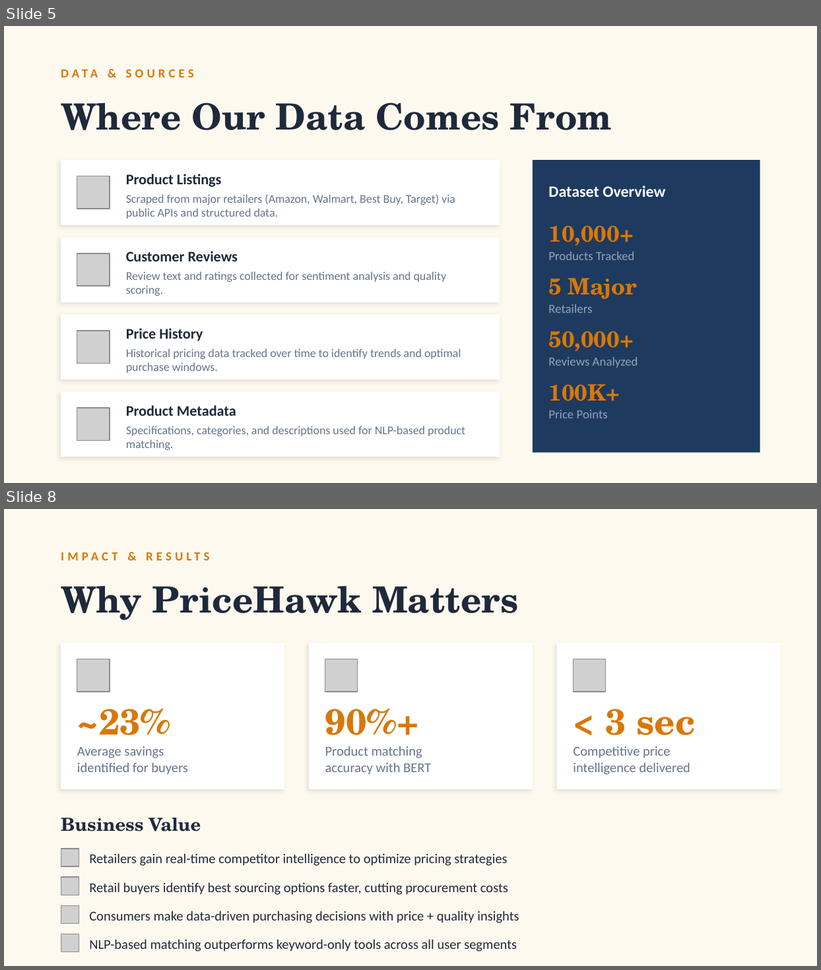
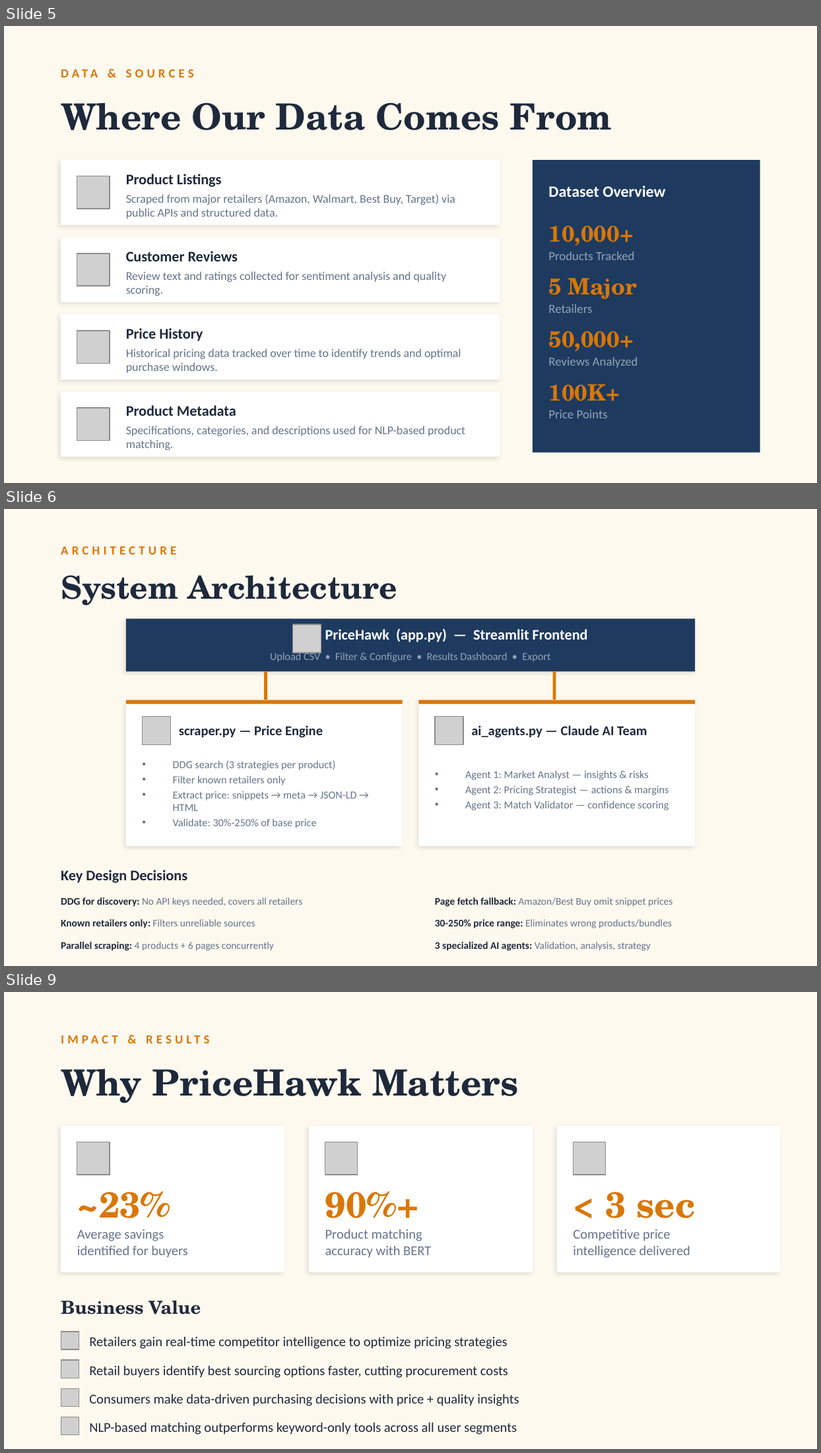
Before and after one commit to 7nova7/PriceWatch, a slide deck: PriceHawk_Presentation.pptx. Shown one above the other, each under a label of ours: slides 5 and 8 before the commit, slides 5, 6 and 9 after it; the slides between them are not shown. The pictures are 821x970 and 821x1453 pixels, drawn with LibreOffice and Linux fonts; fonts in the diff are those of the drawing; grey boxes stand for pictures. Boxes give left, top, right and bottom in pixels: in the first picture for what was removed or moved away, otherwise in the second. Text is boxed around its words. In the diff, an @@ line names an element or a change of style, - is before the commit and + after.

```diff
--- a/PriceHawk_Presentation.pptx
+++ b/PriceHawk_Presentation.pptx
@@ slide 6 added at box(4, 509, 817, 966), background #FEF9EF @@
@@ text added at box(61, 546, 176, 555), 11 pt, text #D97706, bold @@
+ARCHITECTURE
@@ text added at box(61, 575, 397, 605), 28 pt, text #1E293B, bold @@
+System Architecture
@@ rectangle added at box(126, 619, 695, 671), fill #1E3A5F @@
@@ picture added at box(292, 625, 321, 653) @@
@@ text added at box(325, 628, 588, 642), 13 pt, text #FFFFFF, bold @@
+PriceHawk (app.py) — Streamlit Frontend
@@ text added at box(270, 652, 550, 662), 9.5 pt, text #94A3B8 @@
+Upload CSV • Filter & Configure • Results Dashboard • Export
@@ rectangle added at box(264, 671, 267, 700), fill #D97706 @@
@@ rectangle added at box(553, 671, 556, 700), fill #D97706 @@
@@ rectangle added at box(126, 700, 403, 846), fill #FFFFFF @@
@@ rectangle added at box(126, 700, 403, 704), fill #D97706 @@
@@ rectangle added at box(418, 700, 695, 846), fill #FFFFFF @@
@@ rectangle added at box(418, 700, 695, 704), fill #D97706 @@
@@ picture added at box(142, 716, 171, 745) @@
@@ text added at box(179, 725, 323, 738), 12 pt, text #1E293B, bold @@
+scraper.py — Price Engine
@@ picture added at box(435, 716, 463, 745) @@
@@ text added at box(471, 725, 648, 738), 12 pt, text #1E293B, bold @@
+ai_agents.py — Claude AI Team
@@ text added at box(173, 760, 357, 828), 9.5 pt, text #64748B @@
+• DDG search (3 strategies per product)
+• Filter known retailers only
+• Extract price: snippets → meta → JSON-LD → HTML
+• Validate: 30%-250% of base price
@@ text added at box(465, 770, 669, 811), 9.5 pt, text #64748B @@
+• Agent 1: Market Analyst — insights & risks
+• Agent 2: Pricing Strategist — actions & margins
+• Agent 3: Match Validator — confidence scoring
@@ text added at box(61, 870, 187, 883), 13 pt, text #1E293B, bold @@
+Key Design Decisions
@@ text added at box(61, 898, 302, 907), 9 pt, text #64748B @@
+DDG for discovery: No API keys needed, covers all retailers
@@ text added at box(435, 898, 673, 907), 9 pt, text #64748B @@
+Page fetch fallback: Amazon/Best Buy omit snippet prices
@@ text added at box(61, 920, 255, 929), 9 pt, text #64748B @@
+Known retailers only: Filters unreliable sources
@@ text added at box(435, 920, 672, 929), 9 pt, text #64748B @@
+30-250% price range: Eliminates wrong products/bundles
@@ text added at box(61, 942, 274, 951), 9 pt, text #64748B @@
+Parallel scraping: 4 products + 6 pages concurrently
@@ text added at box(435, 942, 651, 951), 9 pt, text #64748B @@
+3 specialized AI agents: Validation, analysis, strategy
@@ what was slide 8 is now slide 9 @@
```
Also in this commit, not shown: 1 slide changed, 1 other slide added, 1 slide removed, 2 other files.
